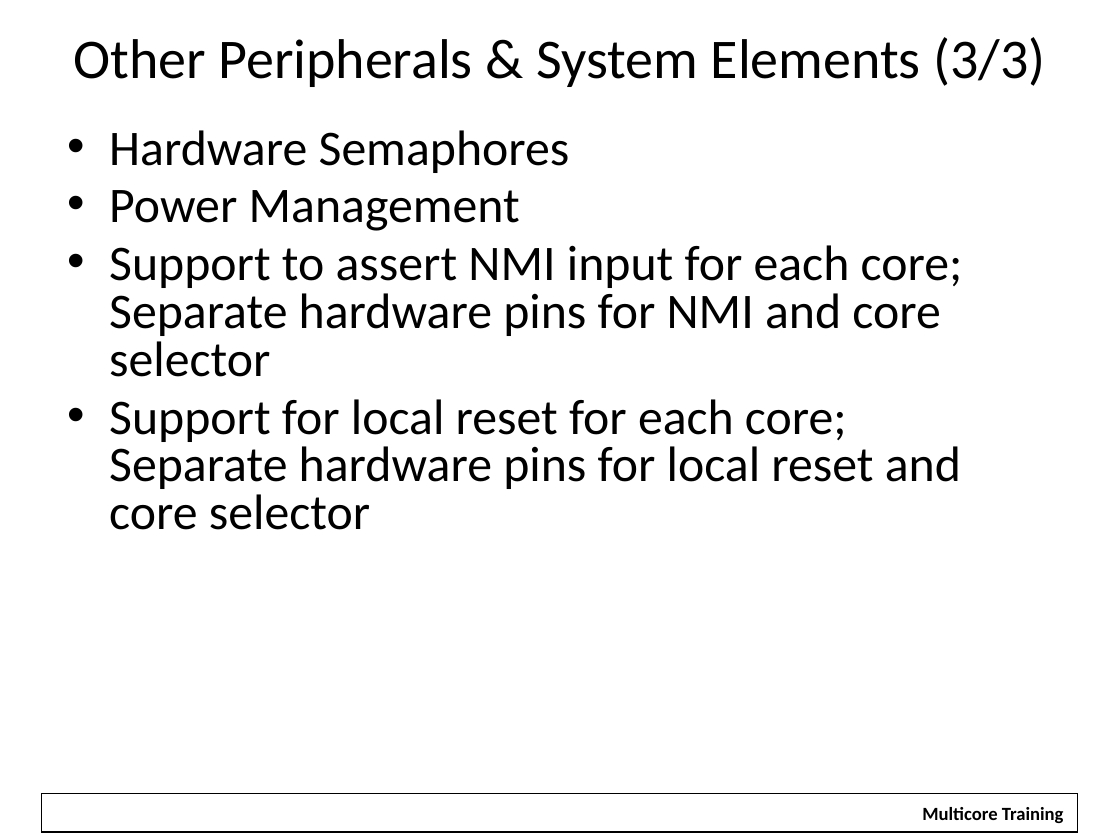
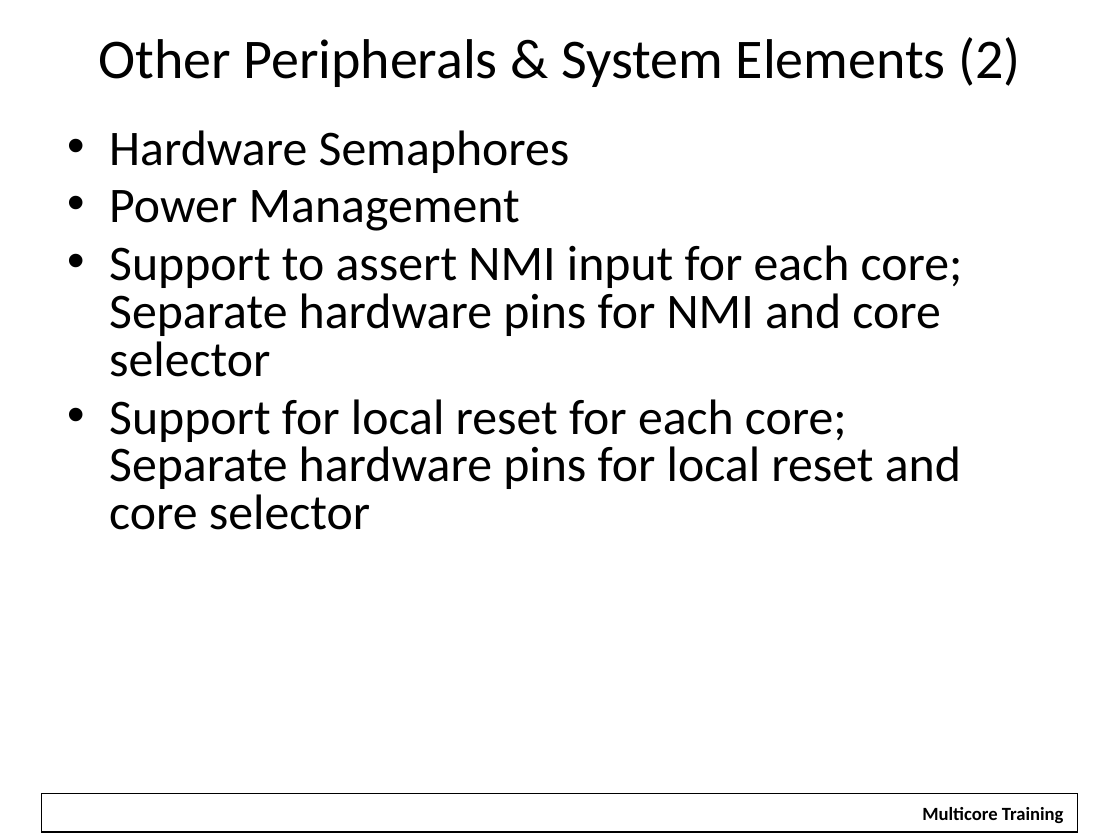
Before and after one commit to hari1989/keystone-workshop, a slide deck: slide 41 of slides/KeyStone Overview.pptx (slide 42 before the commit). Drawn at 1120x840 pixels with LibreOffice and Linux fonts; fonts in the diff are those of the drawing; background and template pictures are left out. Boxes give left, top, right and bottom in pixels: in the first picture for what was removed or moved away, otherwise in the second. Text is boxed around its words. In the diff, an @@ line names an element or a change of style, - is before the commit and + after.

```diff
--- a/slides/KeyStone Overview.pptx
+++ b/slides/KeyStone Overview.pptx
@@ title at (98,37,1021,87): text changed @@
-Other Peripherals & System Elements (3/3)
+Other Peripherals & System Elements (2)
```
Also in this commit, not shown: 1 other slide changed, 1 slide removed.
